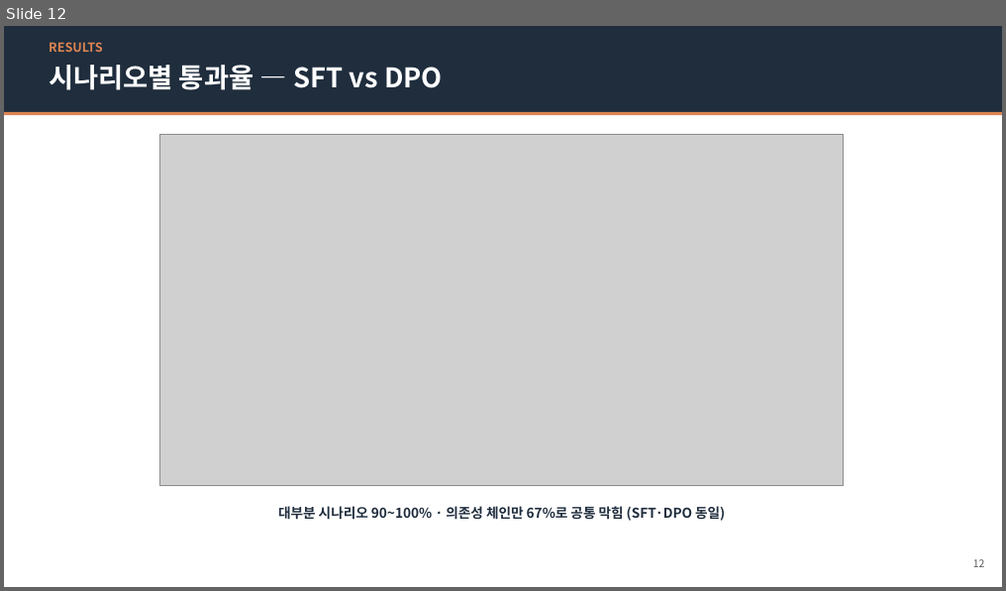
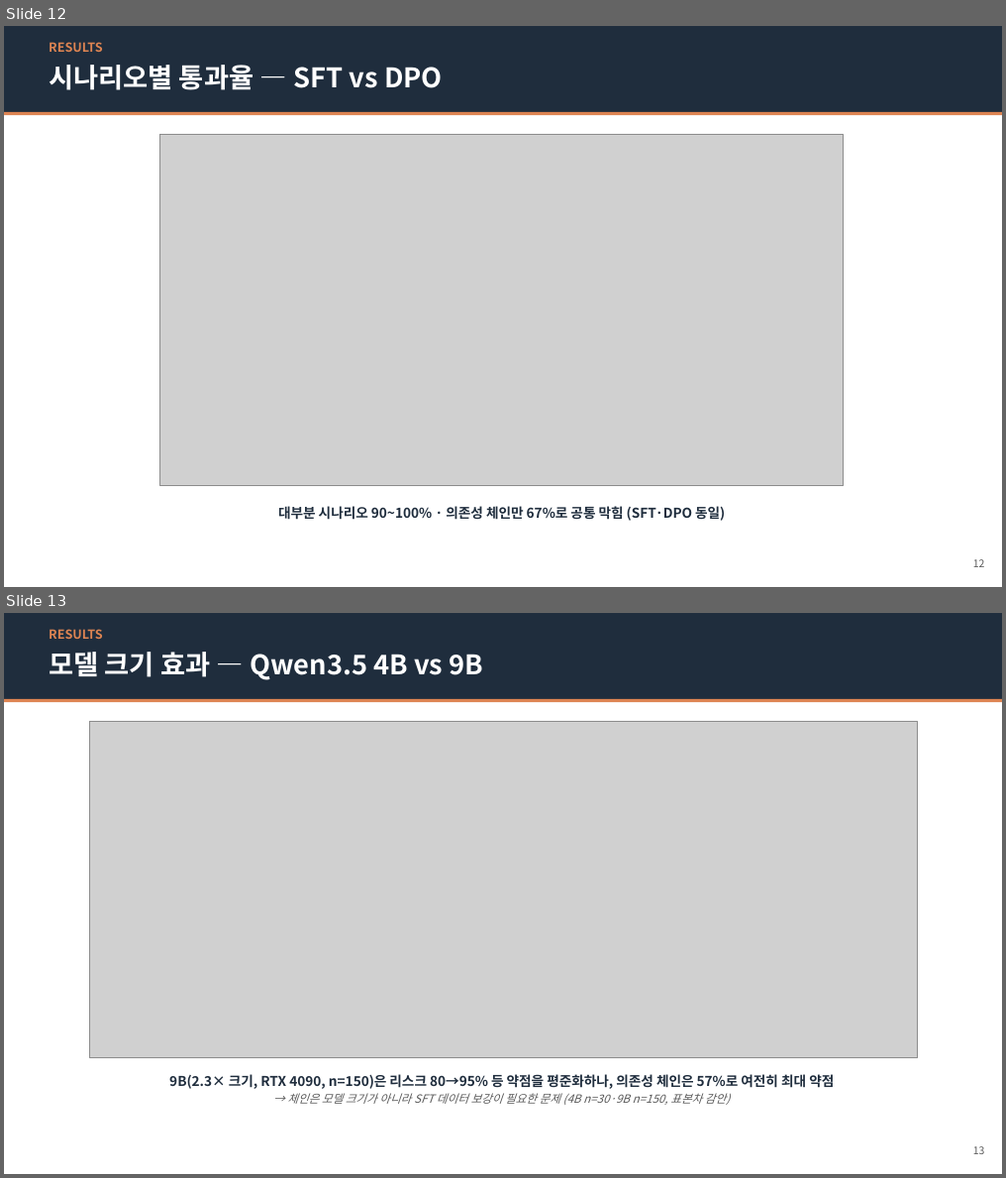
Before and after one commit to jung-geun/TimeSorter, a slide deck: presentation/TimeSorter_발표자료.pptx. Shown one above the other, each under a label of ours: slide 12 before the commit, slides 12 and 13 after it. The pictures are 1006x591 and 1006x1178 pixels, drawn with LibreOffice and Linux fonts; fonts in the diff are those of the drawing; grey boxes stand for pictures. Boxes give left, top, right and bottom in pixels: in the first picture for what was removed or moved away, otherwise in the second. Text is boxed around its words. In the diff, an @@ line names an element or a change of style, - is before the commit and + after.

```diff
--- a/presentation/TimeSorter_발표자료.pptx
+++ b/presentation/TimeSorter_발표자료.pptx
@@ slide 13 added at [4, 613, 1002, 1174], background #FFFFFF @@
@@ rectangle added at [4, 613, 1002, 699], fill #1F2D3D @@
@@ text added at [49, 629, 102, 639], 12 pt, text #DD8452, bold @@
+RESULTS
@@ text added at [49, 652, 484, 680], 26 pt, text #FFFFFF, bold @@
+모델 크기 효과 — Qwen3.5 4B vs 9B
@@ rectangle added at [4, 699, 1002, 702], fill #DD8452 @@
@@ picture added at [89, 722, 918, 1059] @@
@@ text added at [169, 1074, 834, 1105], 13 pt, text #1F2D3D, bold @@
+9B(2.3× 크기, RTX 4090, n=150)은 리스크 80→95% 등 약점을 평준화하나, 의존성 체인은 57%로 여전히 최대 약점
+→ 체인은 모델 크기가 아니라 SFT 데이터 보강이 필요한 문제 (4B n=30·9B n=150, 표본차 감안)
@@ text added at [973, 1147, 985, 1155], 10 pt, text #5A5A5A @@
+13
```
Also in this commit, not shown: 4 slides changed, 5 other files.
